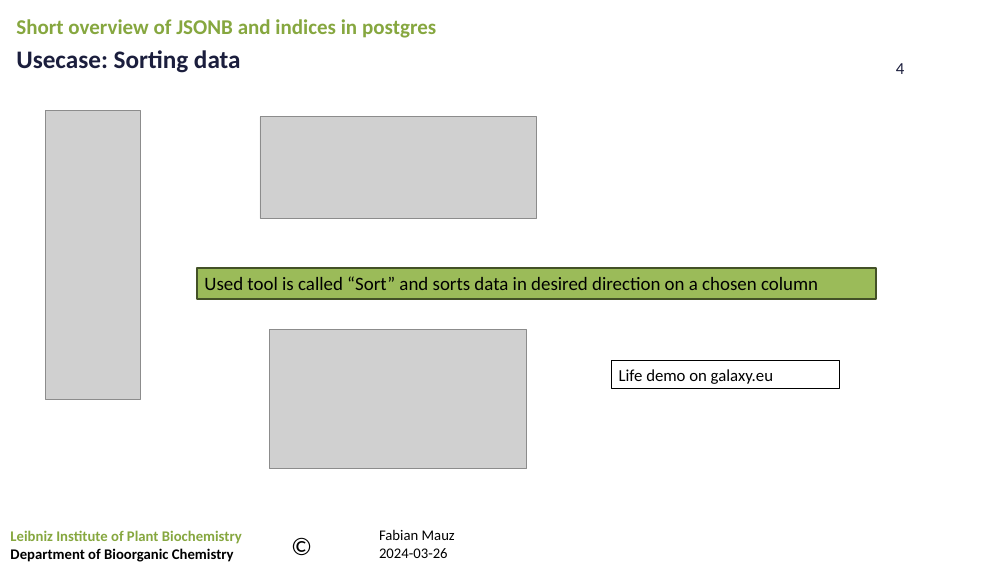
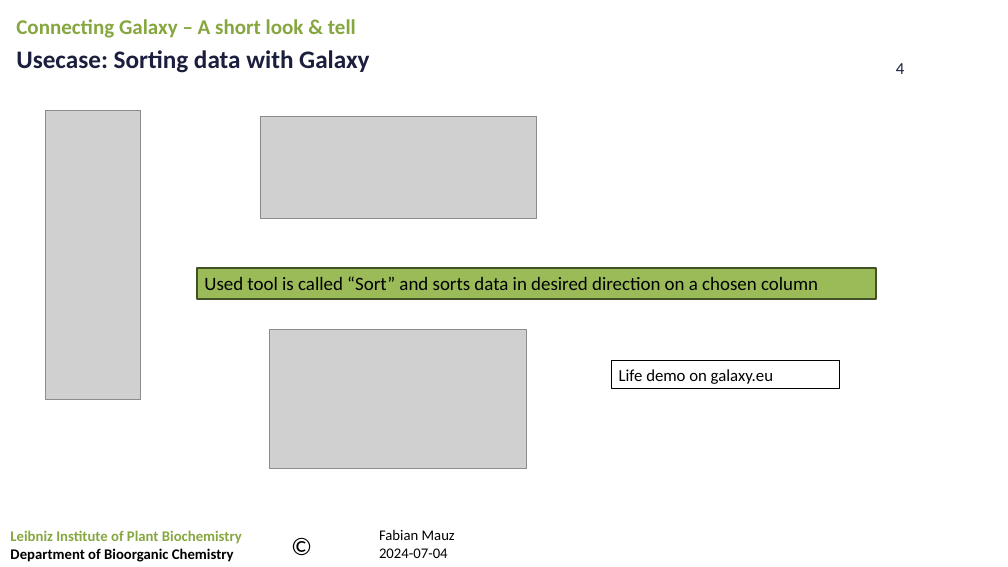
Before and after one commit to FabianMauz/ipb-talk-galaxy-api-20240704, a slide deck: slide 4 of talk/20240704_galaxy-api.pptx. Drawn at 1008x567 pixels with LibreOffice and Linux fonts; fonts in the diff are those of the drawing; grey boxes stand for pictures; background and template pictures are left out. Boxes give left, top, right and bottom in pixels: in the first picture for what was removed or moved away, otherwise in the second. Text is boxed around its words. In the diff, an @@ line names an element or a change of style, - is before the commit and + after.

```diff
--- a/talk/20240704_galaxy-api.pptx
+++ b/talk/20240704_galaxy-api.pptx
@@ text at [16, 19, 356, 38]: text changed @@
-Short overview of JSONB and indices in postgres
+Connecting Galaxy – A short look & tell
@@ text at [16, 50, 369, 73]: text changed @@
-Usecase: Sorting data
+Usecase: Sorting data with Galaxy
@@ text at [379, 548, 448, 558]: text changed @@
-2024-03-26
+2024-07-04
```
Also in this commit, not shown: 8 other slides changed.
